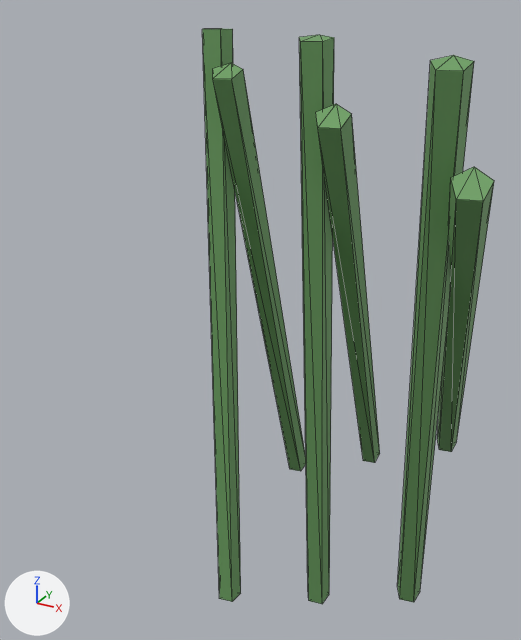
Two versions of the glTF model assets/models/env/whispering_mire/reeds.glb, one commit apart.
Before and after are seen from a 50 mm camera at (0.505, -0.807, 0.929) aimed at (0.018, 0.08, 0.486). The lights are fixed; the arrows at lower left show +X, +Y and +Z. The picture after the commit comes second. Mesh edges are drawn as thin lines. Vertices at exactly the same position are counted once.

In view in the first picture: 'reeds'.
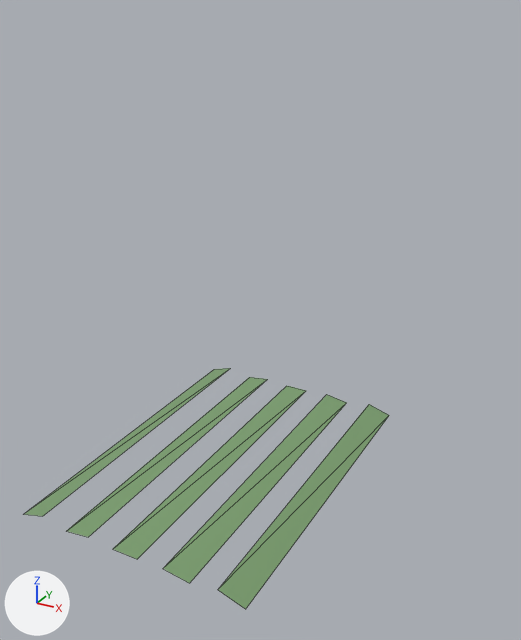
Where the change shows, as pixel boxes (x1, y1, x2, y2) in the pictures (521 x 640 px):
'reeds', reshaped, moved, turned
    before: (202, 28, 494, 604)
    after: (24, 368, 389, 609)
part 1 of me_cylinder, deleted (green)
    before: (202, 28, 241, 602)
part 2 of me_cylinder, deleted (green)
    before: (316, 104, 380, 463)
part 3 of me_cylinder, deleted (green)
    before: (299, 35, 334, 604)
part 4 of me_cylinder, deleted (green)
    before: (397, 55, 474, 602)
part 5 of me_cylinder, deleted (green)
    before: (213, 63, 306, 471)
part 6 of me_cylinder, deleted (green)
    before: (437, 167, 494, 452)
part 7 of me_cylinder, added (green)
    after: (24, 368, 389, 609)

What the commit changed:
me_cylinder is used by ob_reeds; location (0.0, 0.0, 0.45); rotation (0.0, 0.0, 0.2), in degrees (0, 0, 11).
Verts and faces of me_cylinder; kept vertices keep their numbers, new ones are numbered from 60.
Before the commit, vertices of me_cylinder: 50 (0.324, 0.409, -0.316), 51 (0.324, -0.205, 0.343) at pixel (474, 166), 52 (0.343, 0.399, -0.325) at pixel (456, 441), 53 (0.343, -0.215, 0.333) at pixel (494, 180), 54 (0.336, 0.382, -0.34) at pixel (451, 451).
Before the commit, vertices of me_cylinder: 55 (0.336, -0.231, 0.318) at pixel (483, 201), 56 (0.312, 0.382, -0.34) at pixel (439, 449), 57 (0.312, -0.231, 0.318) at pixel (456, 199), 58 (0.305, 0.399, -0.325) at pixel (437, 438), 59 (0.305, -0.215, 0.333) at pixel (450, 177).
me_cylinder had 60 vertices, 96 faces and spanned x -0.019..0.343, y -0.231..0.409, z -0.45..0.45.
me_cylinder now has 20 vertices, 10 faces and spans x -0.019..0.339, y -0.25..0.25, z -0.006..0.006.
me_cylinder part 1: the loose piece of 10 vertices spanning x -0.019..0.019, y -0.016..0.02, z -0.45..0.45 is deleted.
me_cylinder part 2: the loose piece of 10 vertices spanning x 0.158..0.196, y -0.15..0.388, z -0.381..0.383 is deleted.
me_cylinder part 3: the loose piece of 10 vertices spanning x 0.128..0.166, y -0.113..0.057, z -0.447..0.448 is deleted.
me_cylinder part 4: the loose piece of 10 vertices spanning x 0.275..0.313, y -0.208..0.092, z -0.435..0.436 is deleted.
me_cylinder part 5: the loose piece of 10 vertices spanning x 0.011..0.049, y -0.063..0.361, z -0.412..0.414 is deleted.
Part 6, on me_cylinder:
Vertices deleted: 50 to 59 (with the faces that use them).
Part 7, on me_cylinder:
New vertex 60 is at (-0.019, -0.25, -0.006), pixel (23, 514).
New vertex 61 is at (0.019, -0.25, 0.006), pixel (42, 516).
New vertex 62 is at (0.06, -0.25, -0.003), pixel (66, 531).
New vertex 63 is at (0.1, -0.25, 0.003), pixel (88, 537).
New vertex 64 is at (0.14, -0.25, 0.0), pixel (112, 549).
New vertex 65 is at (0.18, -0.25, 0.0), pixel (137, 559).
New vertex 66 is at (0.22, -0.25, 0.003), pixel (162, 568).
New vertex 67 is at (0.26, -0.25, -0.003), pixel (189, 583).
New vertex 68 is at (0.301, -0.25, 0.006), pixel (217, 589).
New vertex 69 is at (0.339, -0.25, -0.006), pixel (245, 609).
New vertices 70 to 79 stand at vertices 60 to 69, in that order, plus (0.0, 0.5, 0.0).
New faces: (60, 61, 71), (60, 71, 70), (62, 63, 73), (62, 73, 72), (64, 65, 75), (64, 75, 74).
New faces: (66, 67, 77), (66, 77, 76), (68, 69, 79), (68, 79, 78).
Object 'reeds' (ob_reeds) turns from (0, 0, 11) to (0, 0, 0) degrees about x, y and z.
Object 'reeds' (ob_reeds) moves from (0.0, 0.0, 0.45) to (-0.16, 0.0, 0.28).
